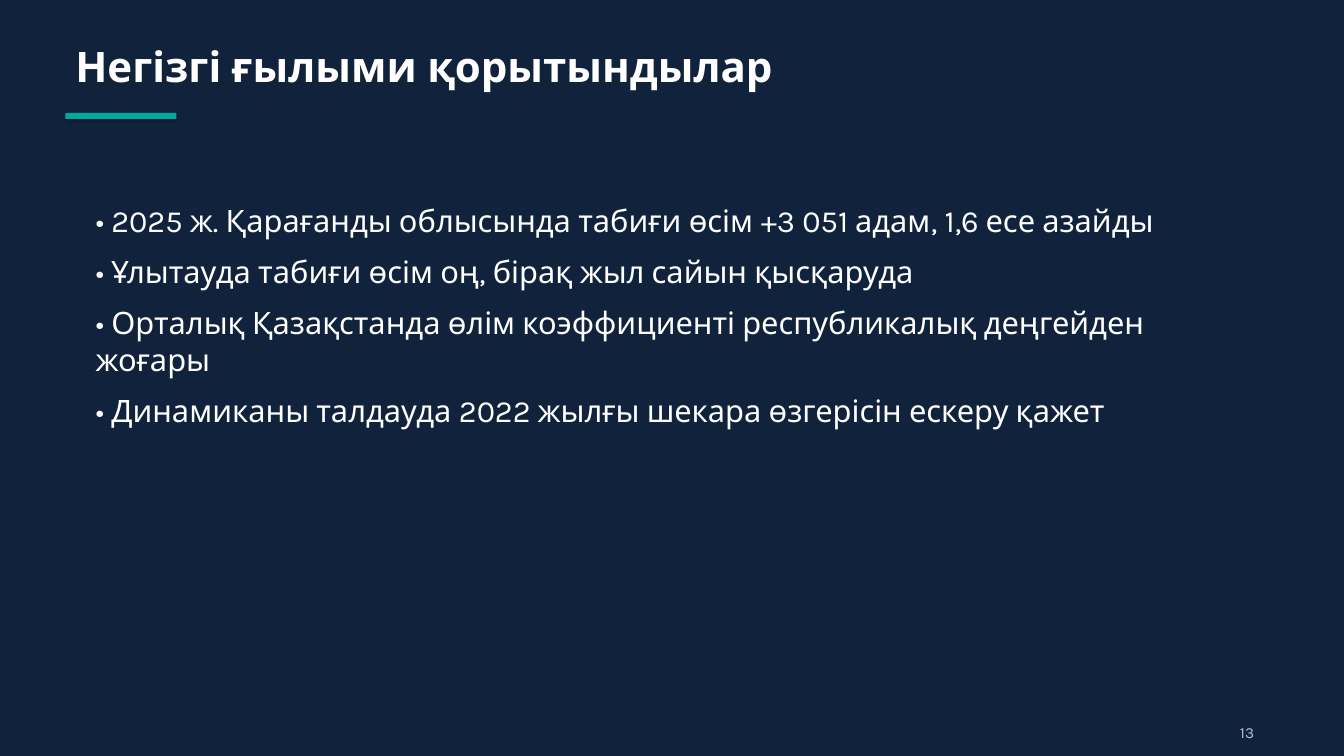
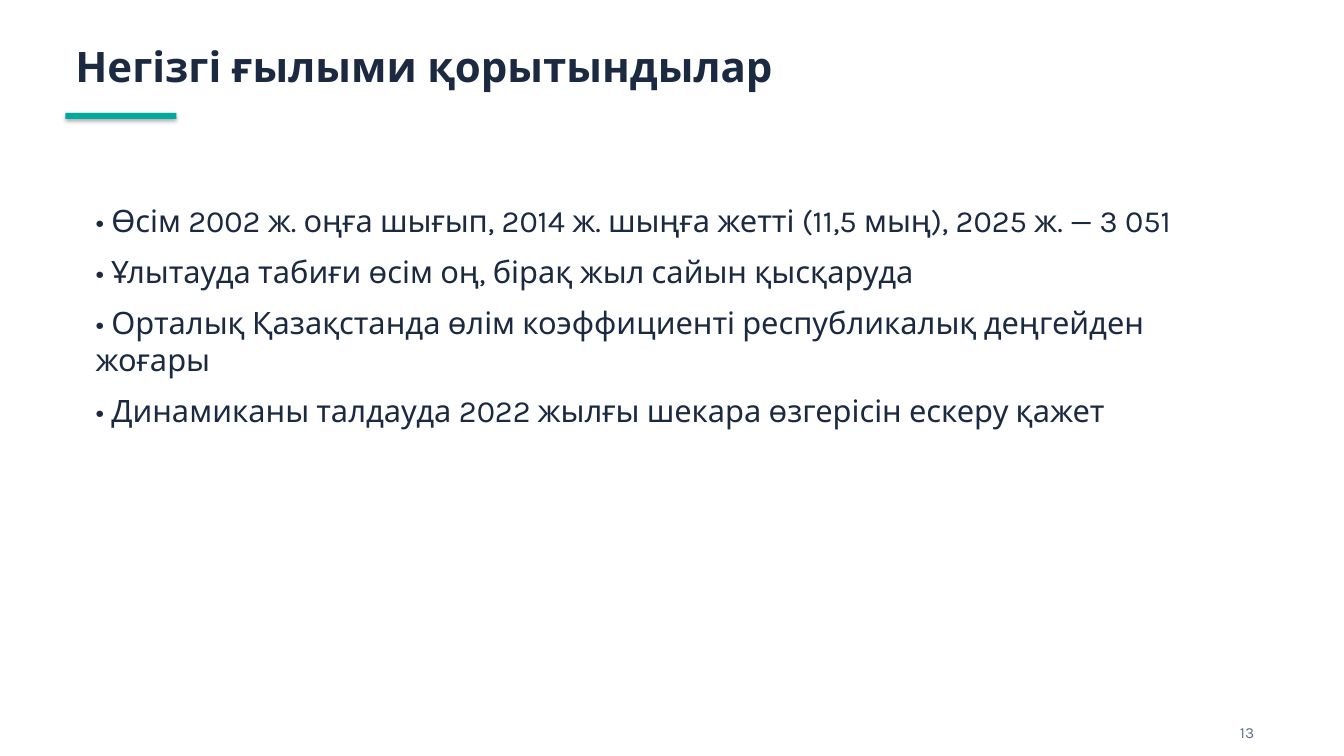
Before and after one commit to aizhanzhansarbaeva-ai/test, a slide deck: slide 13 of presentation/Табиғи_өсім_Орталық_Қазақстан_2025.pptx. Drawn at 1344x756 pixels with LibreOffice and Linux fonts; fonts in the diff are those of the drawing. Boxes give left, top, right and bottom in pixels: in the first picture for what was removed or moved away, otherwise in the second. Text is boxed around its words. In the diff, an @@ line names an element or a change of style, - is before the commit and + after.

```diff
--- a/presentation/Табиғи_өсім_Орталық_Қазақстан_2025.pptx
+++ b/presentation/Табиғи_өсім_Орталық_Қазақстан_2025.pptx
@@ background #11233C to #FFFFFF @@
@@ text "Негізгі ғылыми қорытындылар" at (x1=75, y1=50, x2=772, y2=92): text colour #FFFFFF to #1B2A41 @@
@@ text at (x1=111, y1=209, x2=1171, y2=238): text changed; text colour #FFFFFF to #1B2A41 @@
-• 2025 ж. Қарағанды облысында табиғи өсім +3 051 адам, 1,6 есе азайды
+• Өсім 2002 ж. оңға шығып, 2014 ж. шыңға жетті (11,5 мың), 2025 ж. — 3 051
@@ text at (x1=96, y1=259, x2=1144, y2=430): text colour #FFFFFF to #1B2A41 in "• Ұлытауда табиғи өсім оң, бірақ жыл ...", "• Орталық Қазақстанда өлім коэффициенті республикалық деңгей ...", "• Динамиканы талдауда 2022 жылғы шекара өзгерісін ..." @@
@@ text "13" at (x1=1240, y1=728, x2=1254, y2=738): text colour #B5C4D6 to #5E6E85 @@
```
Also in this commit, not shown: 12 other slides changed.
